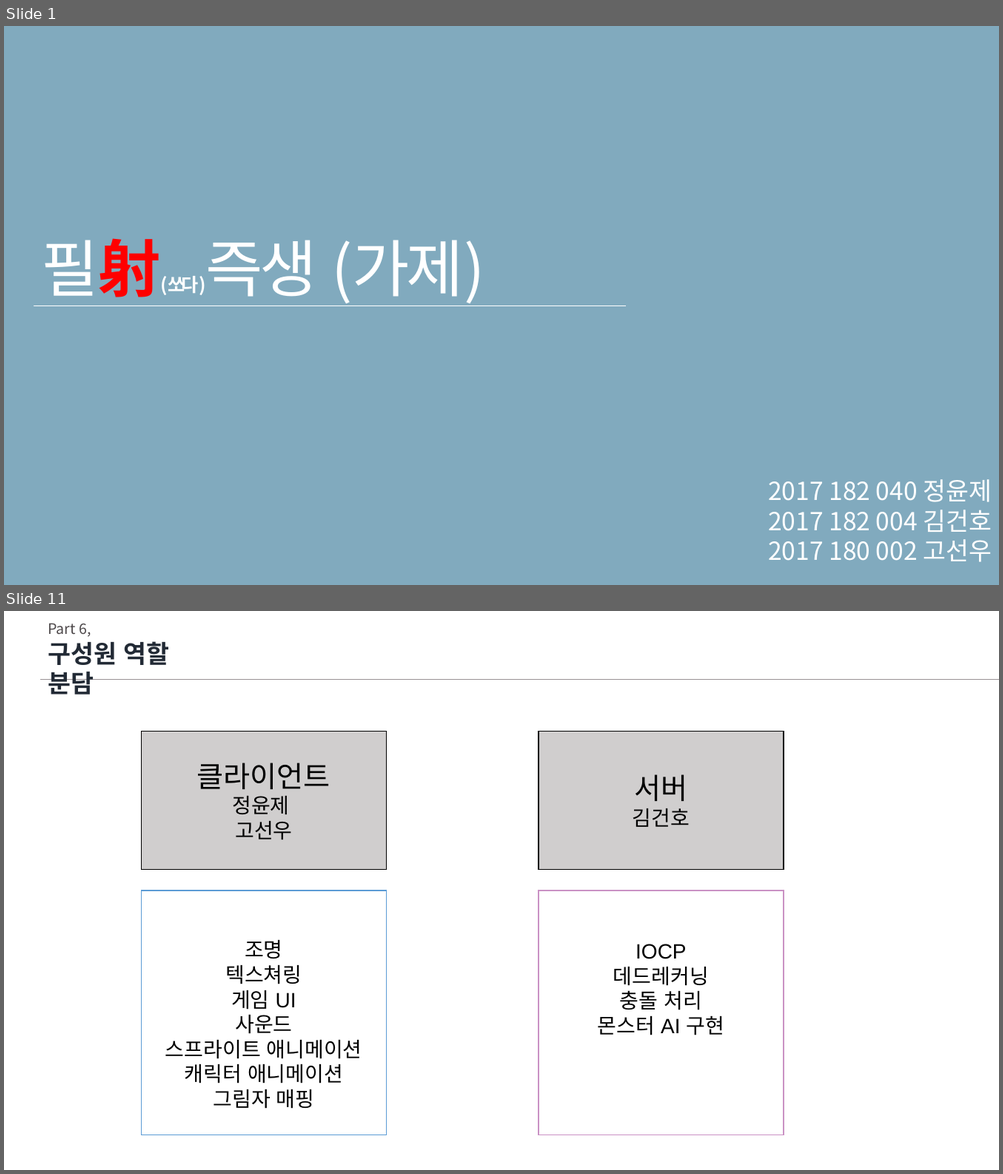
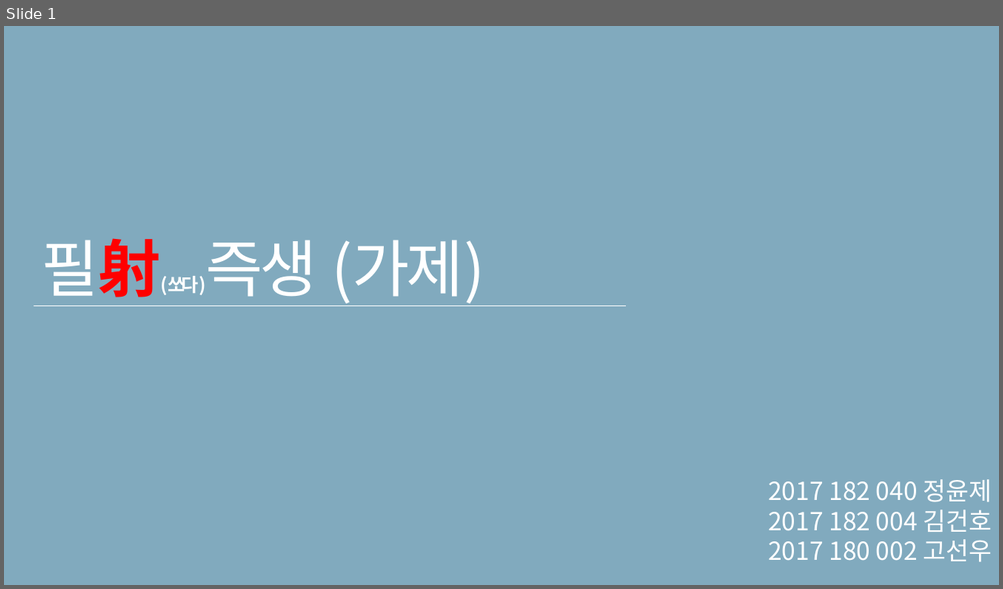
Before and after one commit to ghk01214/KPUFinalGame-deprecated-, a slide deck: docs/졸작 초안.pptx. Shown one above the other, each under a label of ours: slides 1 and 11 before the commit, slide 1 after it; the slides between them are not shown. The pictures are 1003x1174 and 1003x589 pixels, drawn with LibreOffice and Linux fonts; fonts in the diff are those of the drawing. Boxes give left, top, right and bottom in pixels: in the first picture for what was removed or moved away, otherwise in the second. Text is boxed around its words. In the diff, an @@ line names an element or a change of style, - is before the commit and + after.

```diff
--- a/docs/졸작 초안.pptx
+++ b/docs/졸작 초안.pptx
@@ slide 11 removed at (x1=4, y1=611, x2=999, y2=1170), background #FFFFFF @@
@@ text removed at (x1=48, y1=623, x2=91, y2=637) @@
-Part 6,
@@ text removed at (x1=48, y1=641, x2=170, y2=695) @@
-구성원 역할 분담
@@ line removed from (40, 679) to (999, 679) @@
@@ rectangle removed at (x1=142, y1=731, x2=387, y2=870) @@
-클라이언트
-정윤제
-고선우
@@ rectangle removed at (x1=538, y1=731, x2=784, y2=870) @@
-서버
-김건호
@@ rectangle removed at (x1=142, y1=891, x2=387, y2=1136) @@
-조명
-텍스쳐링
-게임 UI
-사운드
-스프라이트 애니메이션
-캐릭터 애니메이션
-그림자 매핑
@@ rectangle removed at (x1=538, y1=891, x2=784, y2=1136) @@
-IOCP
-데드레커닝
-충돌 처리
-몬스터 AI 구현
```
Also in this commit, not shown: 7 slides changed, 6 slides added, 3 other slides removed.
